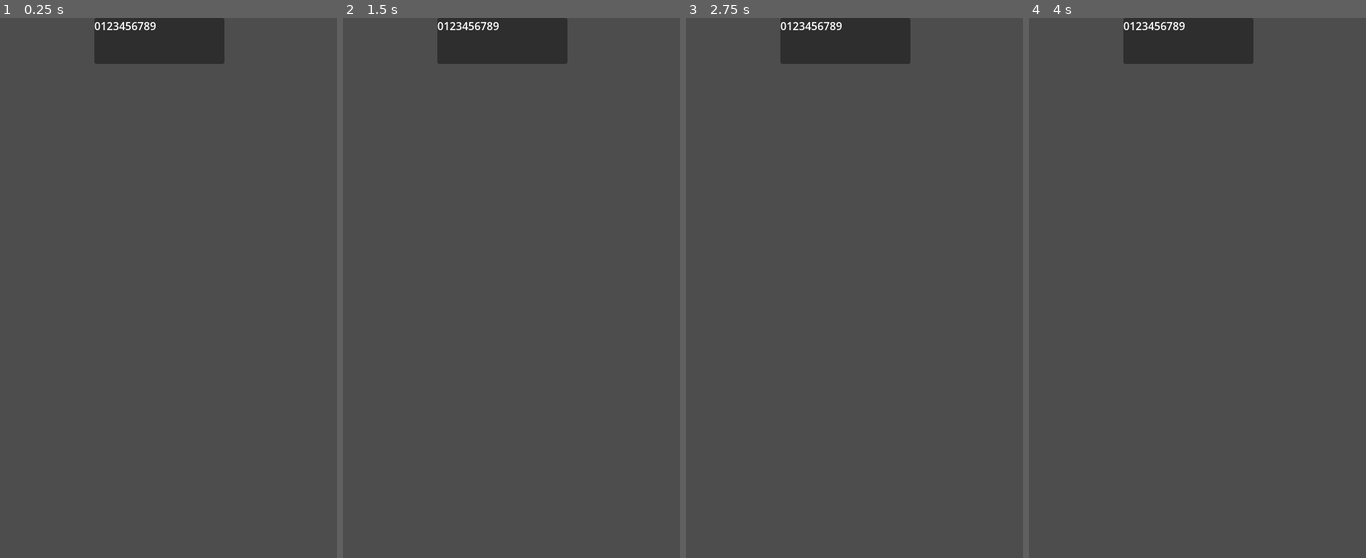
Above: before the commit, frames 1-4 (left to right).
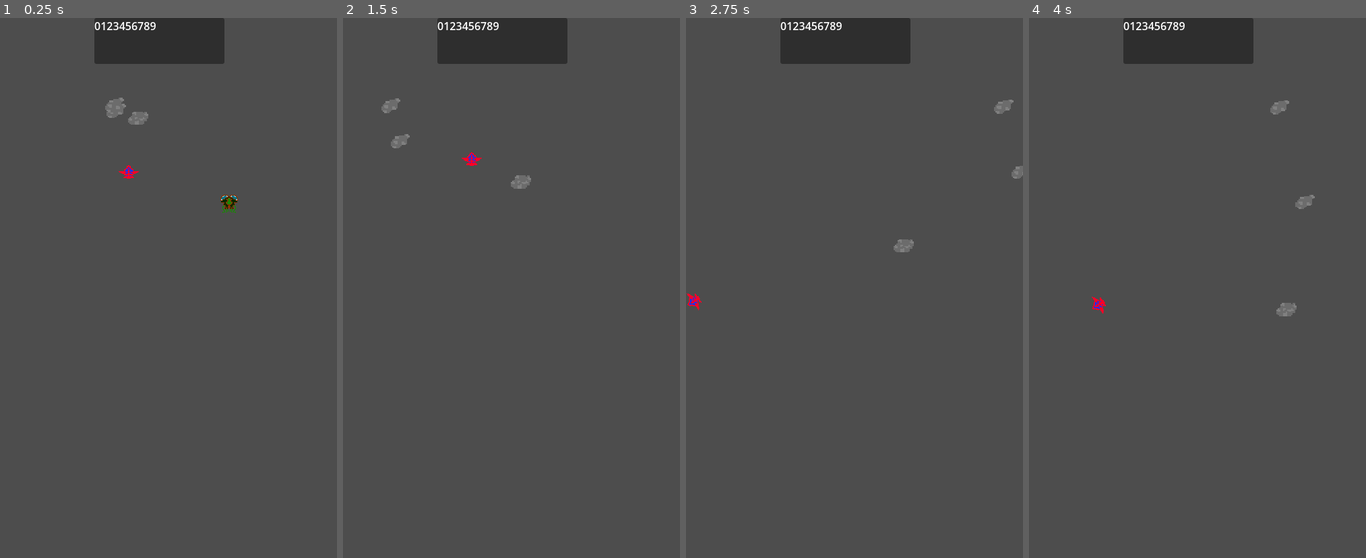
Above: after the commit, the same moments.

Repository: Siiguyy/space-rocks
Game: Godot game, scene res://Main/Main.tscn
Same seed, same stepped clock (60 frames per second), same inputs: the game is played once before the commit and once after it.
Inputs:
- Up to frame 1 (0.25 s): no input
- Up to frame 2 (1.5 s): hold W (thrust) 0.53-1.28 s; hold Shift (fire) 0.53-1.28 s; tap Shift (fire) at 1.35 s
- Up to frame 3 (2.75 s): hold W (thrust) from 2.03 s (still down); hold A (turn_ccw) from 2.03 s (still down); tap Shift (fire) at 2.3 s
- Up to frame 4 (4 s): release A (turn_ccw) at 2.78 s; tap D (turn_cw) at 2.85 s; tap Shift (fire) at 3.05 s; release W (thrust) at 3.53 s; hold Shift (fire) from 3.53 s (still down)

The runs differ from the first frame. In frame 1, 0.5% of the frame differs, in the area x 31-71%, y 14-37%; in frame 2, 0.4%; in frame 3, 0.3%; in frame 4, 0.4%.

Commit message:
oct 21 more art/ ufo bullet and ship scripting

Diff:
--- a/Code/Bullet/Bullet.gd
+++ b/Code/Bullet/Bullet.gd
@@ -1,7 +1,7 @@
 extends ScreenWrapper
 class_name Bullet
 
-var speed: float = 60 # px / sec.
+var speed: float = 120 # px / sec.
 var lifespan: float = 2.0 # seconds till end.
 
 
--- a/Code/Bullet/Bullet.tscn
+++ b/Code/Bullet/Bullet.tscn
@@ -3,7 +3,7 @@
 [ext_resource type="Script" uid="uid://tj5f5k3bop43" path="res://Bullet/Bullet.gd" id="1_qratc"]
 
 [sub_resource type="CircleShape2D" id="CircleShape2D_74ghb"]
-radius = 4.0
+radius = 6.0
 
 [node name="Bullet" type="Area2D" unique_id=731220446]
 script = ExtResource("1_qratc")
--- a/Code/Main/Main.gd
+++ b/Code/Main/Main.gd
@@ -1 +1,6 @@
 extends Node
+class_name Main
+
+#func _process(delta: float) -> void:
+#FIXME not pausing testing with quit().
+#get_tree().paused=true
--- a/Code/Rock/Rock.gd
+++ b/Code/Rock/Rock.gd
@@ -1,5 +1,8 @@
 extends ScreenWrapper
 class_name Rock
+@onready var animated_sprite_2d: AnimatedSprite2D = $AnimatedSprite2D
+
+
 
 var speed: float = 100 # px / sec
 var direction: Vector2 = Vector2(-1, 1)
@@ -10,7 +13,8 @@
 func _ready() -> void:
 	area_entered.connect(on_area_entered)
 	direction = Vector2 (randf_range(-1.0, 1.0), randf_range(-1.0, 1.0))
-
+	animated_sprite_2d.frame = randi_range(0, 2)
+	animated_sprite_2d.sprite_frames.get_frame_count("default")
 
 func _process(delta: float) -> void:
 	velocity = direction * speed * delta
--- a/Code/Rock/Rock.tscn
+++ b/Code/Rock/Rock.tscn
@@ -1,12 +1,40 @@
 [gd_scene format=3 uid="uid://duiesnqf505sd"]
 
 [ext_resource type="Script" uid="uid://dy3d42fk3pe12" path="res://Rock/Rock.gd" id="1_wuppp"]
+[ext_resource type="Texture2D" uid="uid://dk77wi8o7xsqd" path="res://Rock/Assets/rock_c.png" id="2_46qmh"]
+[ext_resource type="Texture2D" uid="uid://c1tkc6odch0xq" path="res://Rock/Assets/rock_b.png" id="3_751ln"]
+[ext_resource type="Texture2D" uid="uid://ua72hiui5f2h" path="res://Rock/Assets/rock_a.png" id="4_751ln"]
 
 [sub_resource type="CircleShape2D" id="CircleShape2D_k6j7c"]
-radius = 20.09975
+radius = 18.0
+
+[sub_resource type="SpriteFrames" id="SpriteFrames_74ghb"]
+animations = [{
+"frames": [{
+"duration": 1.0,
+"texture": ExtResource("2_46qmh")
+}, {
+"duration": 1.0,
+"texture": ExtResource("3_751ln")
+}, {
+"duration": 1.0,
+"texture": ExtResource("4_751ln")
+}],
+"loop": 1,
+"name": &"default",
+"speed": 5.0
+}]
 
 [node name="Rock" type="Area2D" unique_id=1562607405]
 script = ExtResource("1_wuppp")
 
 [node name="CollisionShape2D" type="CollisionShape2D" parent="." unique_id=1196415224]
+position = Vector2(2, 2)
 shape = SubResource("CircleShape2D_k6j7c")
+
+[node name="AnimatedSprite2D" type="AnimatedSprite2D" parent="." unique_id=196616411]
+texture_filter = 1
+position = Vector2(-2, 14.000001)
+scale = Vector2(2.0332031, 1.6289063)
+sprite_frames = SubResource("SpriteFrames_74ghb")
+frame = 1
--- a/Code/Ship/Ship.gd
+++ b/Code/Ship/Ship.gd
@@ -13,7 +13,7 @@
 
 func _physics_process(delta: float) -> void:
 	super._process(delta)
-	if Input.is_action_pressed("fire"):
+	if Input.is_action_just_pressed("fire"):
 		fire()
 
 
@@ -25,6 +25,7 @@
 
 
 	if Input.is_action_pressed("thrust"):
+
 	# snake like movement.
 		velocity.x += cos(rotation - PI/2) * thrust_power
 		velocity.y += sin(rotation - PI/2) * thrust_power
@@ -41,8 +42,6 @@
 
 
 # TODO: move to Main?
- 	#if Input.is_action_pressed("pause"):
-		#get_tree(). paused = true
 
 
 
--- a/Code/Ship/Ship.tscn
+++ b/Code/Ship/Ship.tscn
@@ -1,12 +1,32 @@
 [gd_scene format=3 uid="uid://dhmmlqnos0d8n"]
 
 [ext_resource type="Script" uid="uid://dansvaa3darfj" path="res://Ship/Ship.gd" id="1_11244"]
+[ext_resource type="Texture2D" uid="uid://cm1edrpcflwgi" path="res://Ship/Assets/Ship_a.png" id="2_2s2wp"]
 
 [sub_resource type="CapsuleShape2D" id="CapsuleShape2D_k6j7c"]
+radius = 13.0
+height = 26.0
+
+[sub_resource type="SpriteFrames" id="SpriteFrames_k6j7c"]
+animations = [{
+"frames": [{
+"duration": 1.0,
+"texture": ExtResource("2_2s2wp")
+}],
+"loop": 1,
+"name": &"default",
+"speed": 5.0
+}]
 
 [node name="Ship" type="Area2D" unique_id=1199813585]
 script = ExtResource("1_11244")
 
 [node name="CollisionShape2D" type="CollisionShape2D" parent="." unique_id=347153638]
-position = Vector2(0, 16)
+position = Vector2(0, 2)
 shape = SubResource("CapsuleShape2D_k6j7c")
+
+[node name="AnimatedSprite2D" type="AnimatedSprite2D" parent="." unique_id=579079618]
+texture_filter = 1
+position = Vector2(2.3841858e-07, -1.1920929e-07)
+scale = Vector2(1.375, 1.1875)
+sprite_frames = SubResource("SpriteFrames_k6j7c")
--- /dev/null
+++ b/Code/UFO/UFO.gd
@@ -0,0 +1,37 @@
+extends  ScreenWrapper
+class_name UFO
+@onready var timer: Timer = $Timer
+
+var speed: float = 200.0 # px / sec.
+var velocity_y = 0.0
+
+
+
+
+
+
+func _ready() -> void:
+	timer.timeout.connect(on_timeout)
+
+	var viewport = get_viewport().size
+	if position.x > viewport.x - viewport.x / 2.0:
+		speed += -1.0
+
+
+
+func _process(delta: float) -> void:
+	position.x += speed * delta
+	position.y += velocity_y * delta
+
+func on_timeout():
+	if velocity_y != 0.0:
+		velocity_y = 0.0
+	else:
+		var rando = randi_range(0, 1)
+		if rando:
+			velocity_y = -speed
+		else:
+			velocity_y= speed
+
+
+	print("Its going!")
--- a/Code/UFO/UFO.tscn
+++ b/Code/UFO/UFO.tscn
@@ -1,14 +1,32 @@
 [gd_scene format=3 uid="uid://biehskg2qpme5"]
 
-[sub_resource type="RectangleShape2D" id="RectangleShape2D_74ghb"]
-size = Vector2(14.75, 38.25)
+[ext_resource type="Script" uid="uid://cilukiebm07cc" path="res://UFO/UFO.gd" id="1_7cik0"]
+[ext_resource type="Texture2D" uid="uid://cikssq0idqrlp" path="res://UFO/Assets/UFO_a.png" id="2_dw4pw"]
+
+[sub_resource type="CapsuleShape2D" id="CapsuleShape2D_74ghb"]
+radius = 12.0
+height = 34.0
+
+[sub_resource type="SpriteFrames" id="SpriteFrames_74ghb"]
+animations = [{
+"frames": [{
+"duration": 1.0,
+"texture": ExtResource("2_dw4pw")
+}],
+"loop": 1,
+"name": &"default",
+"speed": 5.0
+}]
 
 [node name="UFO" type="Area2D" unique_id=65172672]
+script = ExtResource("1_7cik0")
 
-[node name="CollisionShape2D" type="CollisionShape2D" parent="." unique_id=1716927648]
-position = Vector2(-17, -1)
-shape = SubResource("RectangleShape2D_74ghb")
+[node name="Timer" type="Timer" parent="." unique_id=1184964107]
+autostart = true
 
-[node name="CollisionShape2D2" type="CollisionShape2D" parent="." unique_id=1865239366]
-position = Vector2(28, -7)
-shape = SubResource("RectangleShape2D_74ghb")
+[node name="CollisionShape2D" type="CollisionShape2D" parent="." unique_id=1546170166]
+shape = SubResource("CapsuleShape2D_74ghb")
+
+[node name="Ufo" type="AnimatedSprite2D" parent="." unique_id=1218489382]
+texture_filter = 1
+sprite_frames = SubResource("SpriteFrames_74ghb")
--- a/Code/project.godot
+++ b/Code/project.godot
@@ -22,6 +22,7 @@
 
 window/size/viewport_width=500
 window/size/viewport_height=800
+window/size/mode=1
 window/stretch/mode="viewport"
 
 [editor]
Binary file added: Code/Rock/Assets/rock_a.png
Not shown, added: Code/Rock/Assets/rock_a.png.import
Binary file added: Code/Rock/Assets/rock_b.png
Not shown, added: Code/Rock/Assets/rock_b.png.import
Binary file added: Code/Rock/Assets/rock_c.png
Not shown, added: Code/Rock/Assets/rock_c.png.import
Binary file added: Code/Ship/Assets/Ship_a.png
Not shown, added: Code/Ship/Assets/Ship_a.png.import
Binary file added: Code/UFO/Assets/UFO_a.png
Not shown, added: Code/UFO/Assets/UFO_a.png.import
Not shown, added: Code/UFO/UFO.gd.uid
Not shown, changed: .DS_Store
(and 11 more such lines)
